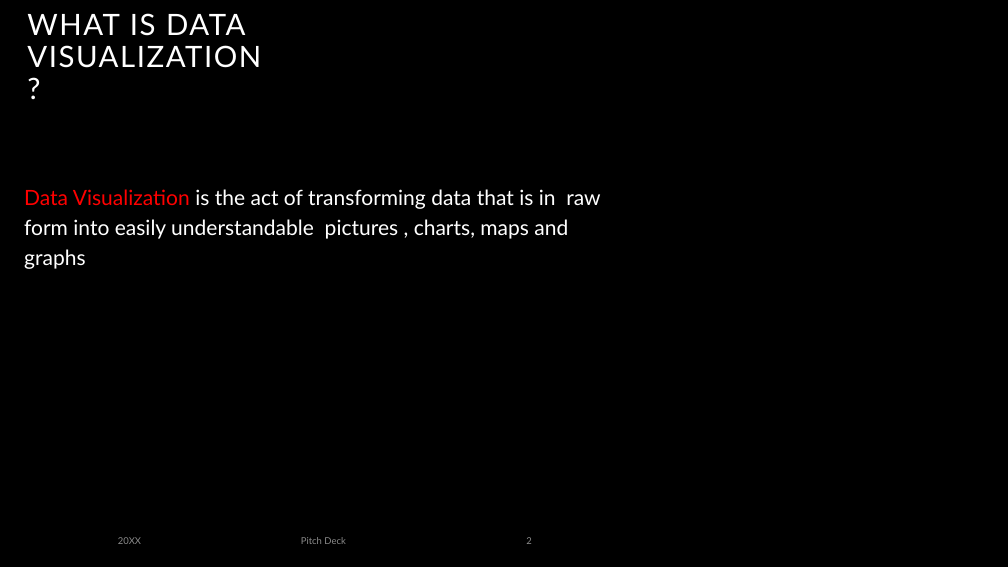
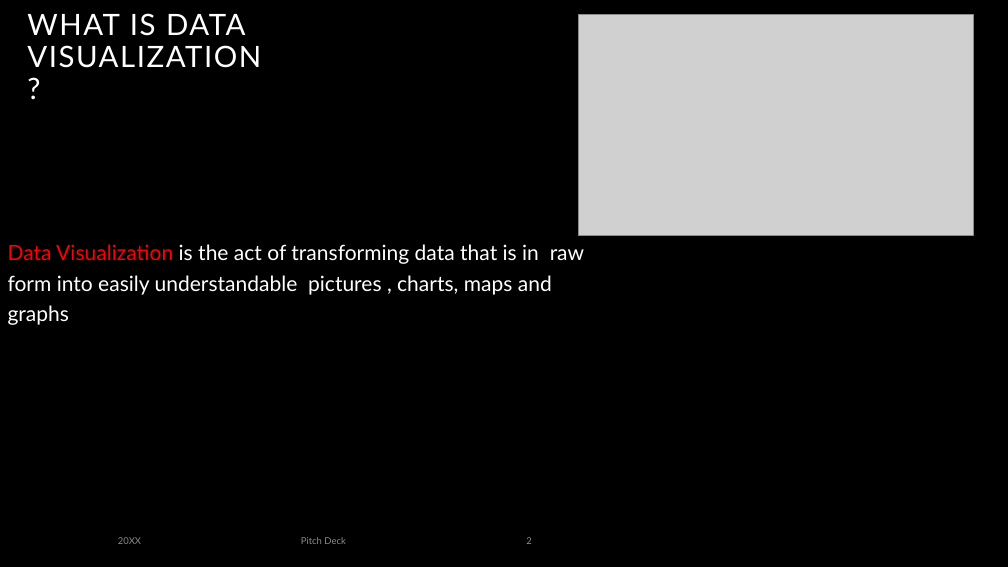
Before and after one commit to mungutiwilliam/Indian-Startups-dataset-analysis, a slide deck: slide 2 of Data Visualization.pptx. Drawn at 1008x567 pixels with LibreOffice and Linux fonts; fonts in the diff are those of the drawing; grey boxes stand for pictures; background and template pictures are left out. Boxes give left, top, right and bottom in pixels: in the first picture for what was removed or moved away, otherwise in the second. Text is boxed around its words. In the diff, an @@ line names an element or a change of style, - is before the commit and + after.

```diff
--- a/Data Visualization.pptx
+++ b/Data Visualization.pptx
@@ picture added at (578,14,973,235) @@
@@ text "Data Visualization is the act ...": place and size @@
-text "Data Visualization is the act ..." at (24,189,600,269)
+text "Data Visualization is the act ..." at (8,244,584,325)
```
Also in this commit, not shown: 14 other slides changed, 1 slide added, 2 other files.
